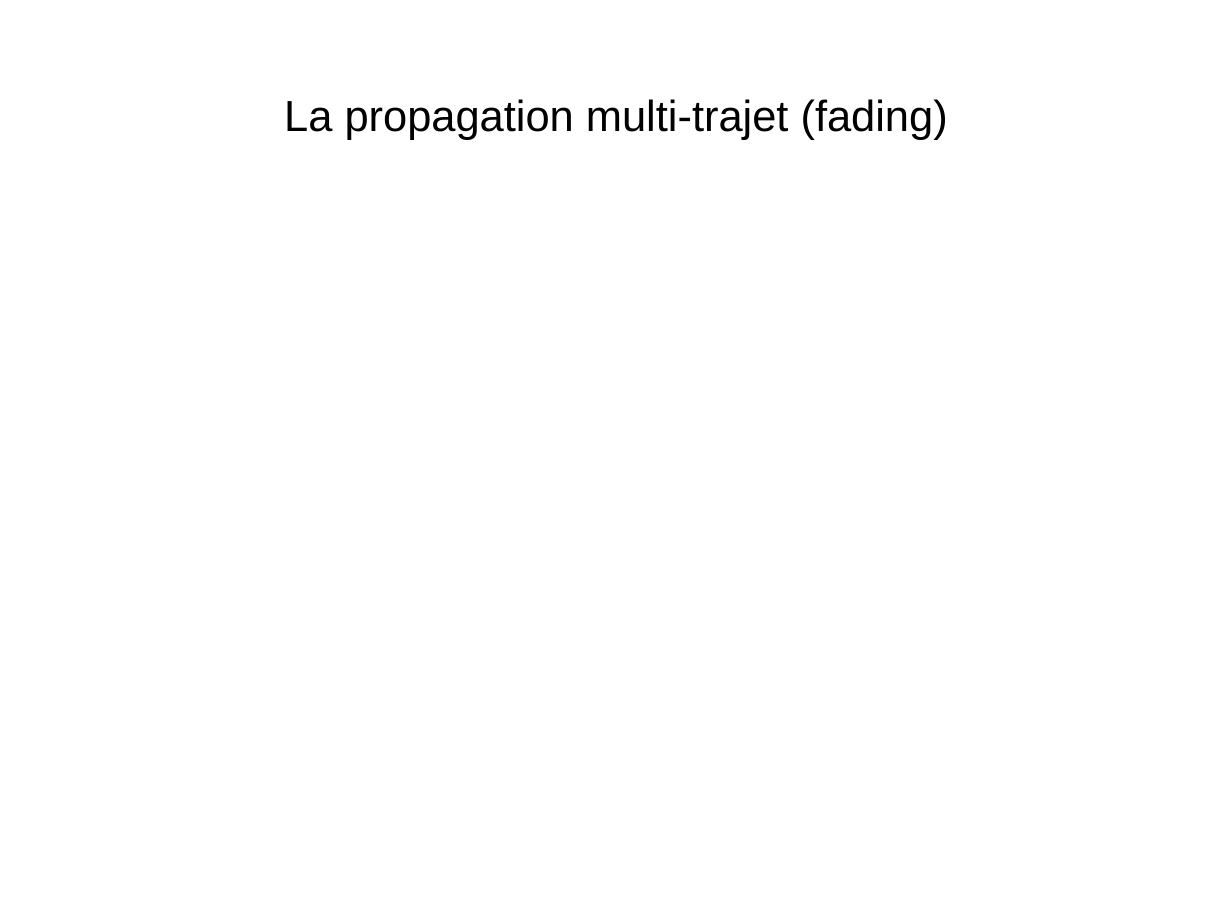
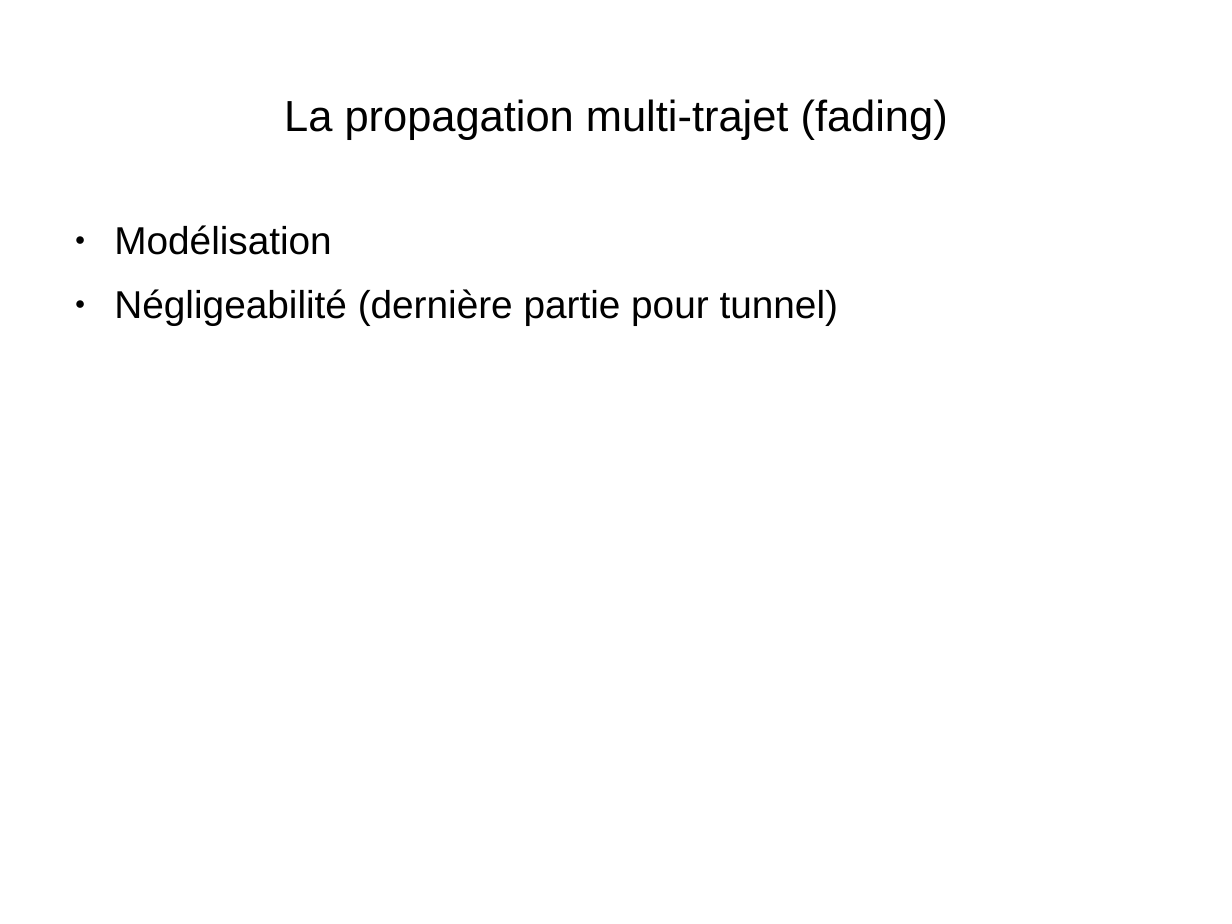
Before and after one commit to Vzrod/tipe, a slide deck: slide 5 of TIPE.odp. Drawn at 1232x924 pixels with LibreOffice and Linux fonts; fonts in the diff are those of the drawing. Boxes give left, top, right and bottom in pixels: in the first picture for what was removed or moved away, otherwise in the second. Text is boxed around its words. In the diff, an @@ line names an element or a change of style, - is before the commit and + after.

Commit message:
simu et fft ok
Rajout pour la prochaine du paramètre Rb (en gros Tb la durée d'un bit / fc)

```diff
--- a/TIPE.odp
+++ b/TIPE.odp
@@ text added at <box>114,225,839,326</box>, 25 pt, text #000000 @@
+● Modélisation
+● Négligeabilité (dernière partie pour tunnel)
```
Also in this commit, not shown: 1 slide added, 3 other files.
